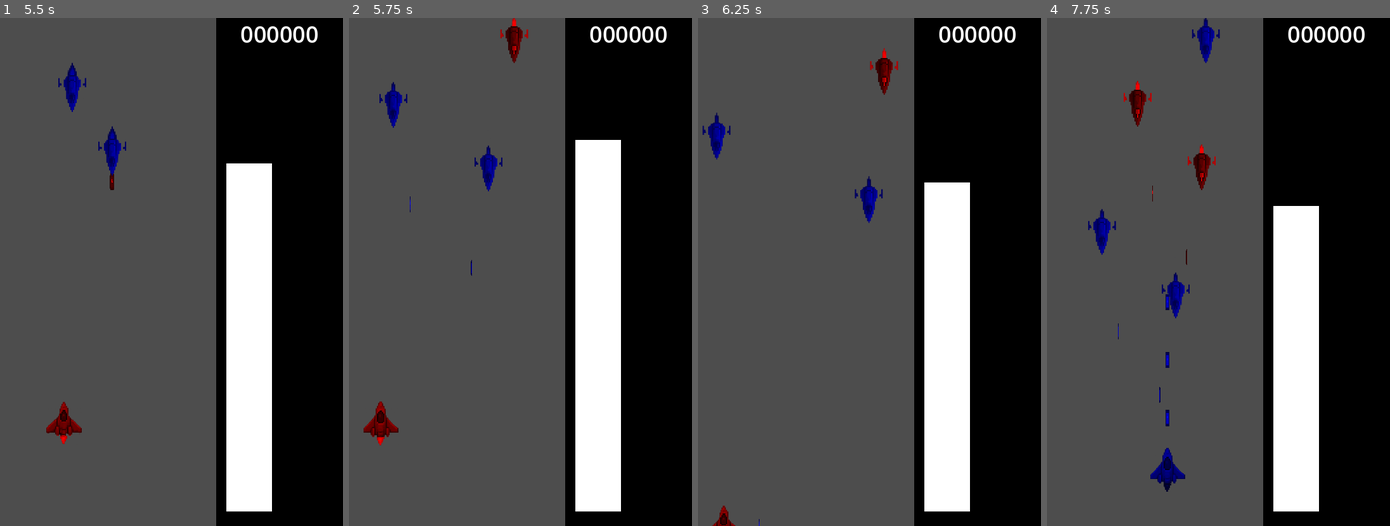
Above: before the commit, frames 1-4 (left to right).
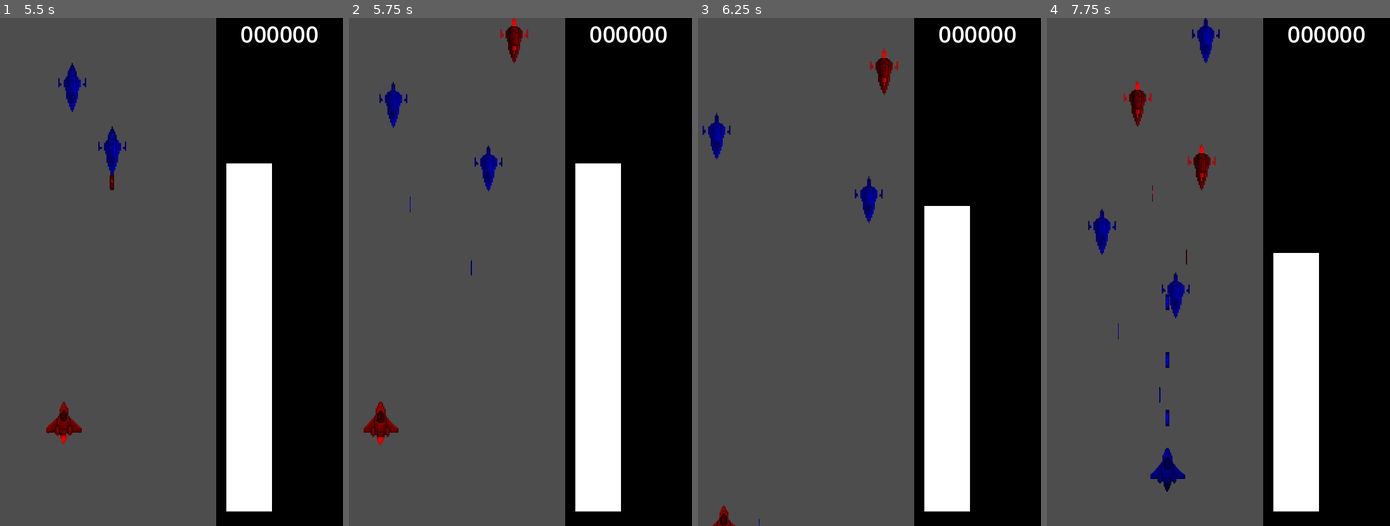
Above: after the commit, the same moments.

Repository: parkernalch/wave-jam
Game: Godot game, scene res://Scenes/Menus/menus.tscn
Same seed, same stepped clock (60 frames per second), same inputs: the game is played once before the commit and once after it. The engine's default icon, where the game draws it, is replaced by a stand-in: a white triangle on a blue panel in a dark square.
Inputs (mouse positions are in pixels of both pictures, inside the frame that each line leads up to):
- Up to frame 1 (5.5 s): click "Play Game" at 0.5 s; move the mouse to (236, 246) at 1.27 s; hold D (right) 1.28-2.03 s; hold Shift (boost) 1.28-2.03 s; move the mouse to (75, 297) at 2.02 s; hold S (down) 2.03-2.78 s; click (75, 297) at 2.1 s; tap Enter at 2.75 s; move the mouse to (192, 160) at 2.77 s; hold D (right) 2.78-3.53 s; hold Right mouse button (shoot) 2.78-3.53 s; move the mouse to (133, 373) at 3.52 s; hold W (up) 3.53-4.28 s; tap Shift (boost) at 3.6 s; move the mouse to (267, 348) at 4.27 s; hold A (left) from 4.28 s (still down); click (267, 348) at 4.35 s; move the mouse to (37, 195) at 5.02 s; right-click (37, 195) at 5.1 s
- Up to frame 2 (5.75 s): keep holding A (left)
- Up to frame 3 (6.25 s): move the mouse to (869, 272) at 5.77 s; release A (left) at 5.78 s; hold S (down) from 5.78 s (still down); hold Shift (boost) from 5.78 s (still down)
- Up to frame 4 (7.75 s): move the mouse to (1143, 145) at 6.52 s; release S (down) at 6.53 s; release Shift (boost) at 6.53 s; hold D (right) 6.53-7.28 s; click (1143, 145) at 6.6 s; move the mouse to (1283, 246) at 7.27 s; hold W (up) from 7.28 s (still down); hold Right mouse button (shoot) from 7.28 s (still down)

Frame 1 is identical in both runs. In frame 2, 0.6% of the frame differs, in the area x 65-80%, y 24-29%; in frame 3, 0.6%; in frame 4, 1.2%, in the area x 65-80%, y 37-47%.

Commit message:
Player gains amplitude on enemy destruction instead of hit

Diff:
--- a/Entities/Enemy/Enemy.gd
+++ b/Entities/Enemy/Enemy.gd
@@ -78,7 +78,6 @@
 	global_position.x = target_x
 
 func on_hit(wave_form) -> void:
-	signal_bus.enemy_hit.emit()
 	if (wave_form == current_wave_form):
 		health -= 1
 
@@ -125,6 +124,7 @@
 		bullet.shoot(bullet_speed, current_wave_form)
 
 func destroy() -> void:
+	signal_bus.enemy_destroyed.emit()
 	# Add animation
 	spatial_hash.remove(self)
 	queue_free()
--- a/Entities/Player/Player.gd
+++ b/Entities/Player/Player.gd
@@ -16,7 +16,7 @@
 var current_form = FORMS.SIN
 
 func _ready() -> void:
-	signal_bus.enemy_hit.connect(_on_enemy_hit)
+	signal_bus.enemy_destroyed.connect(_on_enemy_destroy)
 	signal_bus.amplitude_changed.emit(100)
 	shoot_cooldown_timer = TimerHelper.make_timer(self, shoot_cooldown, _reset_shoot_cooldown, false, false)
 
@@ -74,7 +74,7 @@
 		amplitude = min(amplitude + 10, max_amplitude)
 		signal_bus.amplitude_changed.emit(amplitude)
 
-func _on_enemy_hit():
+func _on_enemy_destroy():
 	amplitude = min(amplitude + 5, max_amplitude)
 	signal_bus.amplitude_changed.emit(amplitude)
 
--- a/Globals/SignalBus.gd
+++ b/Globals/SignalBus.gd
@@ -1,4 +1,4 @@
 extends Node
 
-signal enemy_hit
+signal enemy_destroyed
 signal amplitude_changed(amplitude)
